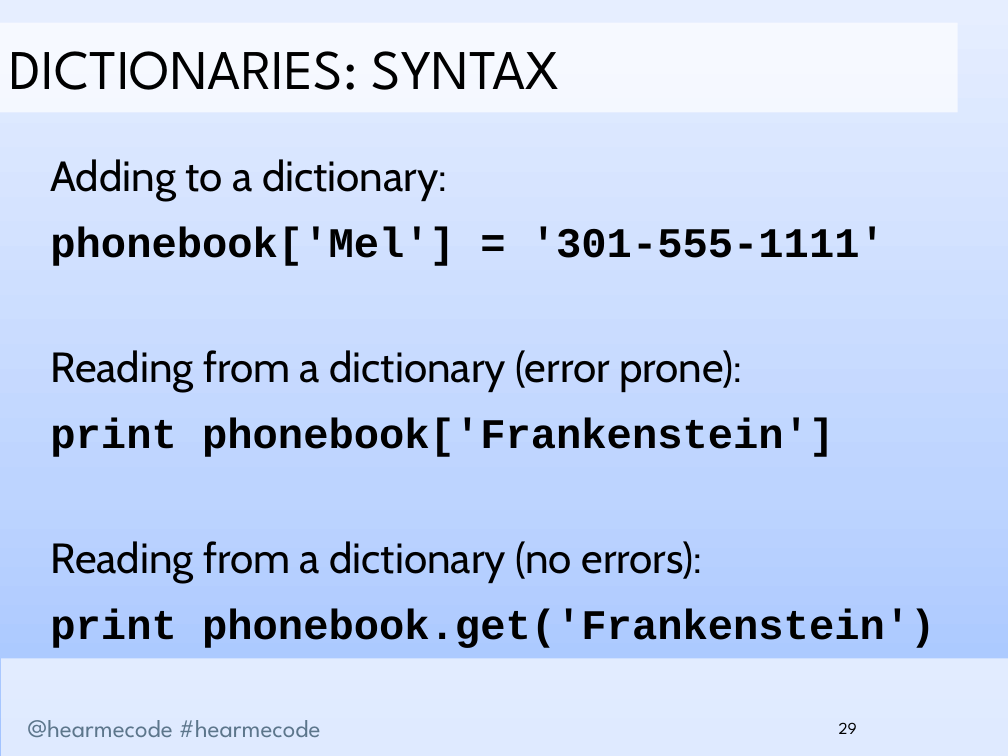
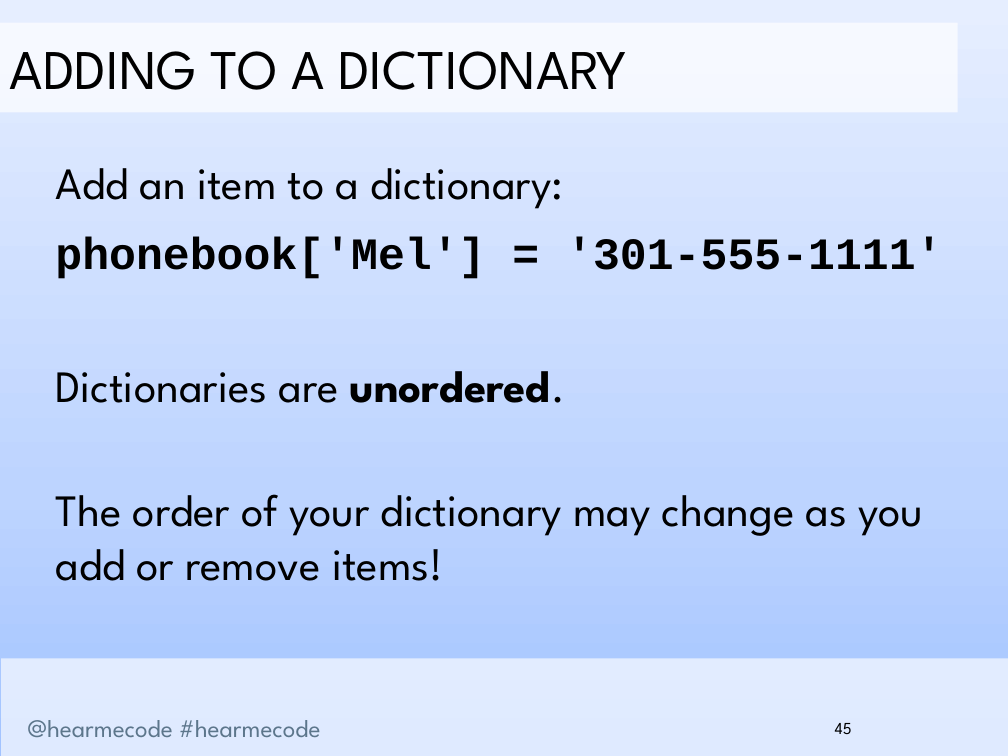
Before and after one commit to hearmecode/slides, a slide deck: slide 45 of Lesson 3/Hear Me Code - File Handling and Dictionaries.pptx (slide 29 before the commit). Drawn at 1008x756 pixels with LibreOffice and Linux fonts; fonts in the diff are those of the drawing; background and template pictures are left out. Boxes give left, top, right and bottom in pixels: in the first picture for what was removed or moved away, otherwise in the second. Text is boxed around its words. In the diff, an @@ line names an element or a change of style, - is before the commit and + after.

```diff
--- a/Lesson 3/Hear Me Code - File Handling and Dictionaries.pptx
+++ b/Lesson 3/Hear Me Code - File Handling and Dictionaries.pptx
@@ text in rectangle at [10,51,627,90]: text changed @@
-DICTIONARIES: SYNTAX
+ADDING TO A DICTIONARY
@@ text at [55,168,564,209]: text changed; size 30.1 to 32 pt; font Cabin to League Spartan @@
-Adding to a dictionary:
+Add an item to a dictionary:
@@ text at [55,237,942,279]: size 30.1 to 32 pt in "phonebook['Mel'] = '301-555-1111'"; more space between paragraphs @@
@@ text at [55,371,923,581]: text changed; size 30.1 to 32 pt; font Cabin to League Spartan @@
-Reading from a dictionary (error prone):
-print phonebook['Frankenstein']
-Reading from a dictionary (no errors):
-print phonebook.get('Frankenstein')
+Dictionaries are unordered.
+The order of your dictionary may change as you add or remove items!
@@ page number at [835,723,852,734]: text changed @@
-29
+45
```
Also in this commit, not shown: 35 other slides changed, 28 slides added, 6 slides removed, 3 other files.
